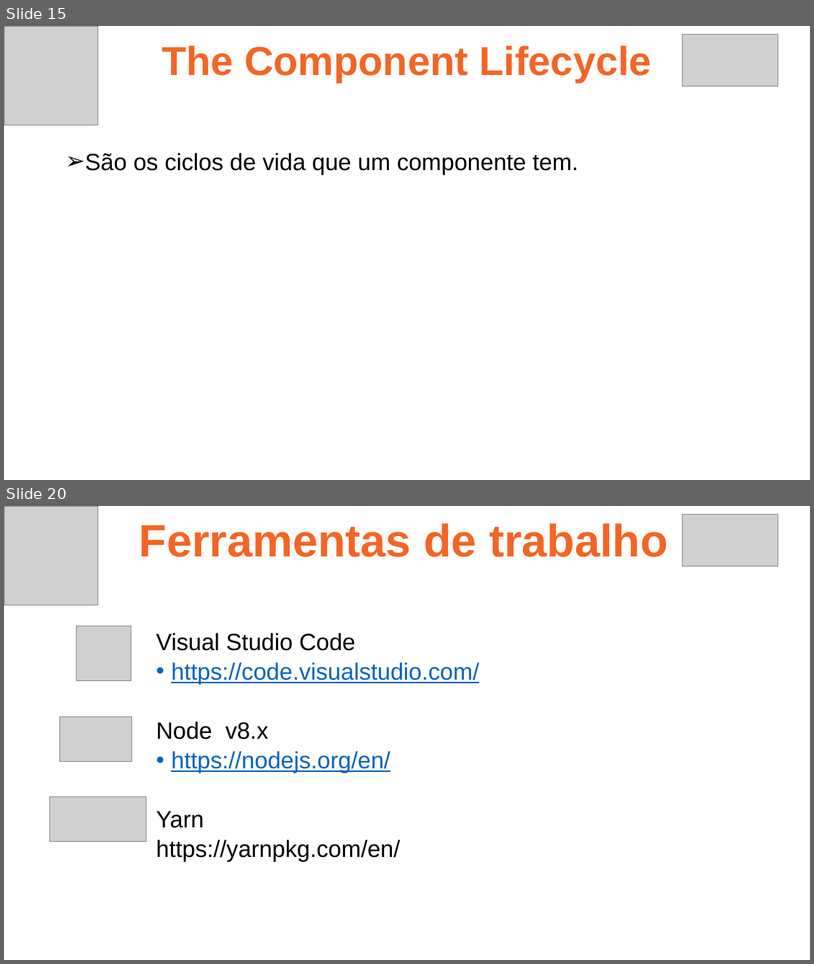
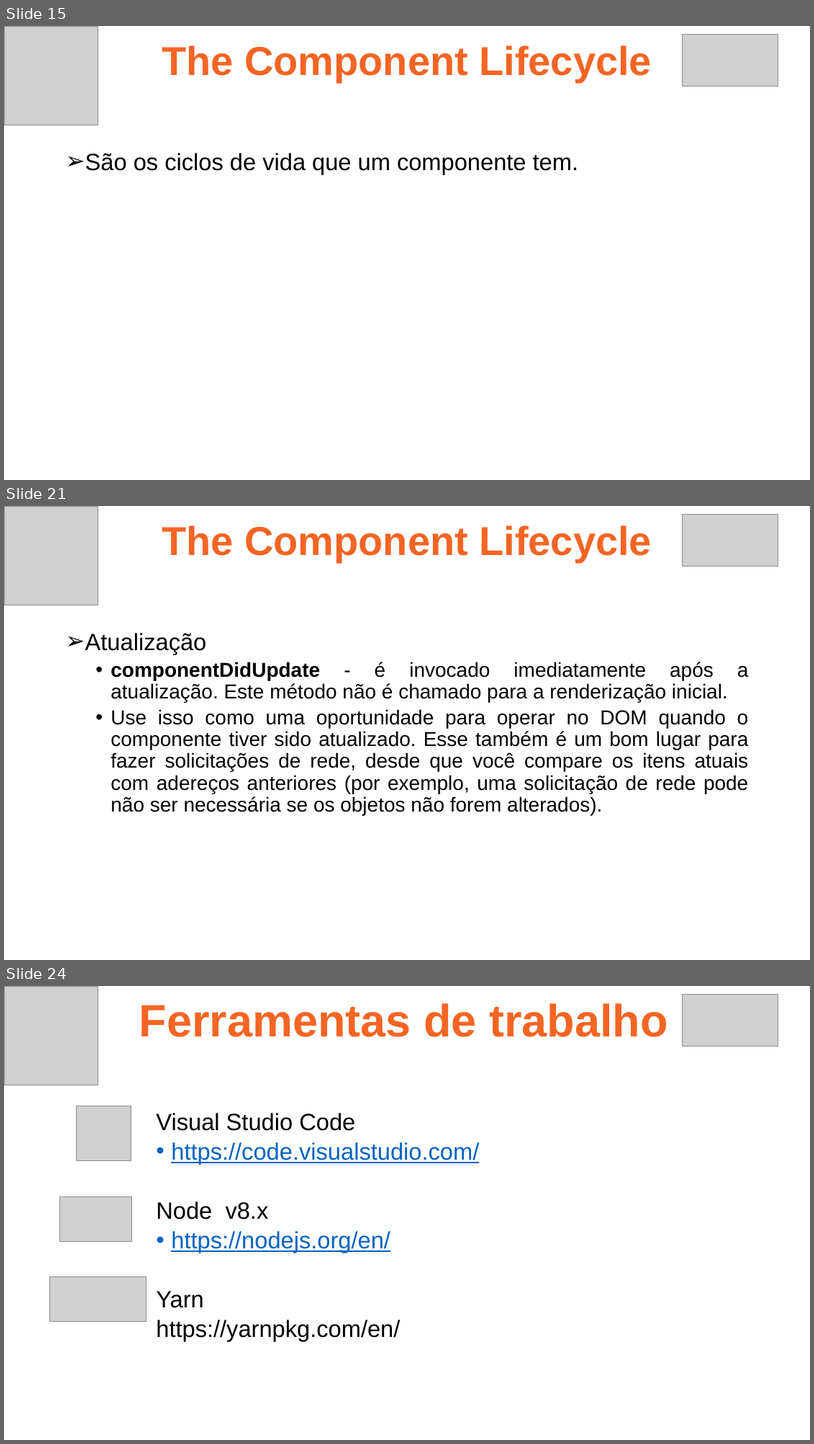
Before and after one commit to ruan4f/Treinamento_Node_React, a slide deck: material/ReactAula1.pptx. Shown one above the other, each under a label of ours: slides 15 and 20 before the commit, slides 15, 21 and 24 after it; the slides between them are not shown. The pictures are 814x964 and 814x1444 pixels, drawn with LibreOffice and Linux fonts; fonts in the diff are those of the drawing; grey boxes stand for pictures. Boxes give left, top, right and bottom in pixels: in the first picture for what was removed or moved away, otherwise in the second. Text is boxed around its words. In the diff, an @@ line names an element or a change of style, - is before the commit and + after.

```diff
--- a/material/ReactAula1.pptx
+++ b/material/ReactAula1.pptx
@@ slide 21 added at box(4, 506, 810, 960), background #FFFFFF @@
@@ picture added at box(4, 506, 98, 605) @@
@@ text added at box(162, 525, 651, 562), 48 pt, text #F46524, bold @@
+The Component Lifecycle
@@ picture added at box(683, 514, 778, 566) @@
@@ text added at box(85, 633, 749, 815), 24 pt, text #000000 @@
+➢ Atualização
+  • componentDidUpdate - é invocado imediatamente após a atualização. Este método não é chamado para a renderização inicial.
+  • Use isso como uma oportunidade para operar no DOM quando o componente tiver sido atualizado. Esse também é um bom lugar para fazer solicitações de rede, desde que você compare os itens atuais com adereços anteriores (por exemplo, uma solicitação de rede pode não ser necessária se os objetos não forem alterados).
@@ what was slide 20 is now slide 24 @@
```
Also in this commit, not shown: 4 slides changed, 3 other slides added, 4 other files.
